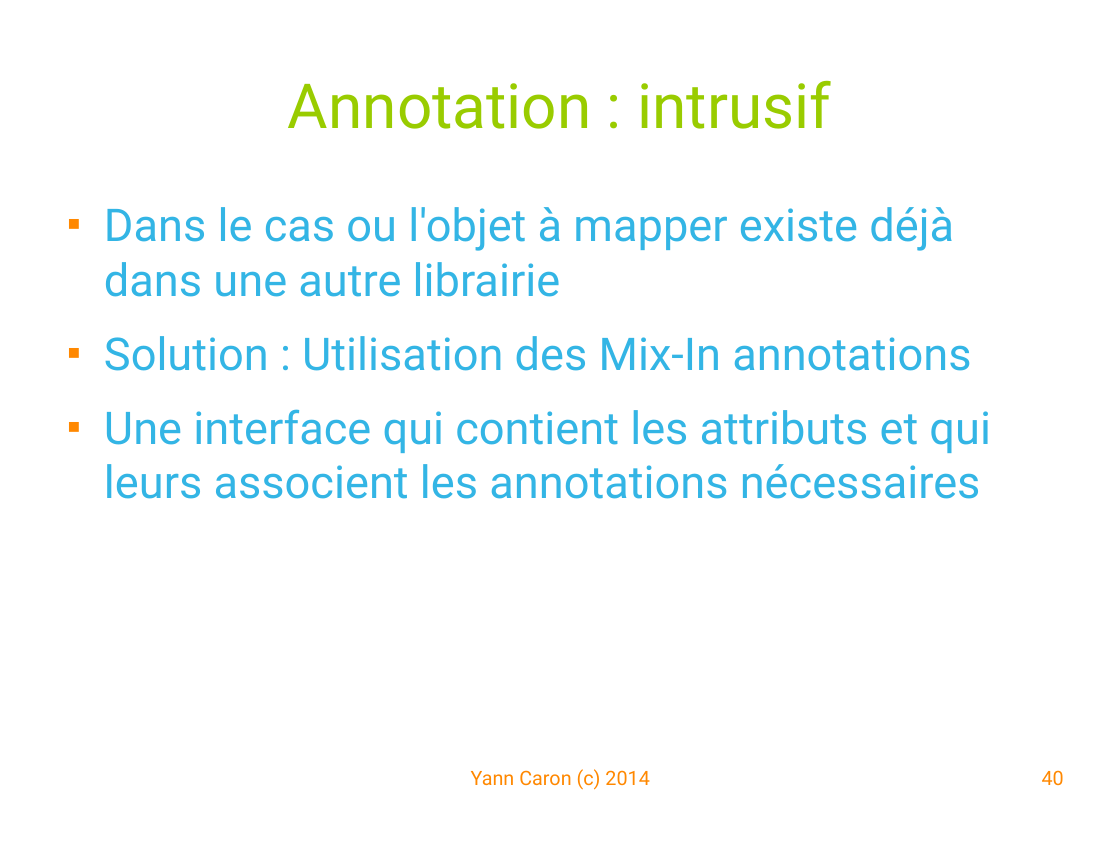
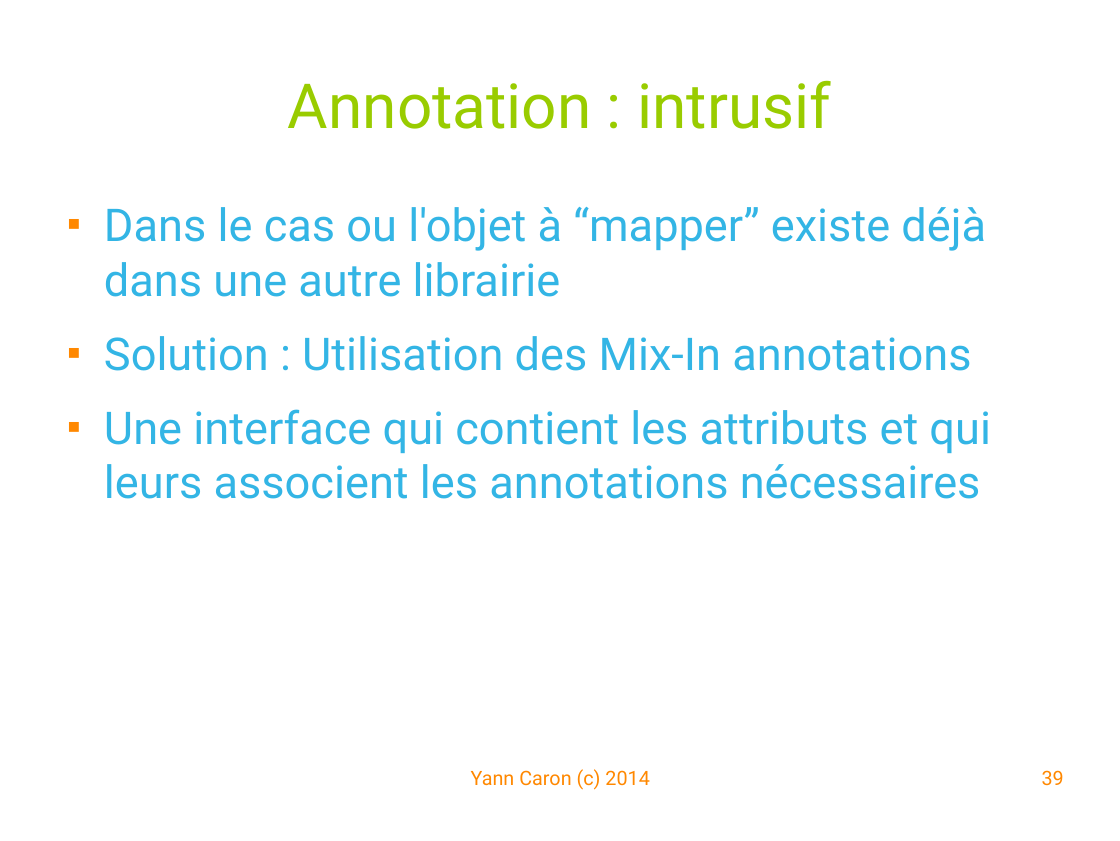
Before and after one commit to YannCaron/Android-ENSG, a slide deck: slide 39 of 09 - WebServices.odp (slide 40 before the commit). Drawn at 1120x841 pixels with LibreOffice and Linux fonts; fonts in the diff are those of the drawing; background and template pictures are left out. Boxes give left, top, right and bottom in pixels: in the first picture for what was removed or moved away, otherwise in the second. Text is boxed around its words. In the diff, an @@ line names an element or a change of style, - is before the commit and + after.

```diff
--- a/09 - WebServices.odp
+++ b/09 - WebServices.odp
@@ text at (104, 207, 986, 297): text changed @@
-■ Dans le cas ou l'objet à mapper existe déjà dans une autre librairie
+■ Dans le cas ou l'objet à “mapper” existe déjà dans une autre librairie
@@ page number at (1042, 770, 1064, 786): text changed @@
-40
+39
```
Also in this commit, not shown: 15 other slides changed, 1 slide added, 1 slide removed, 1 other file.
